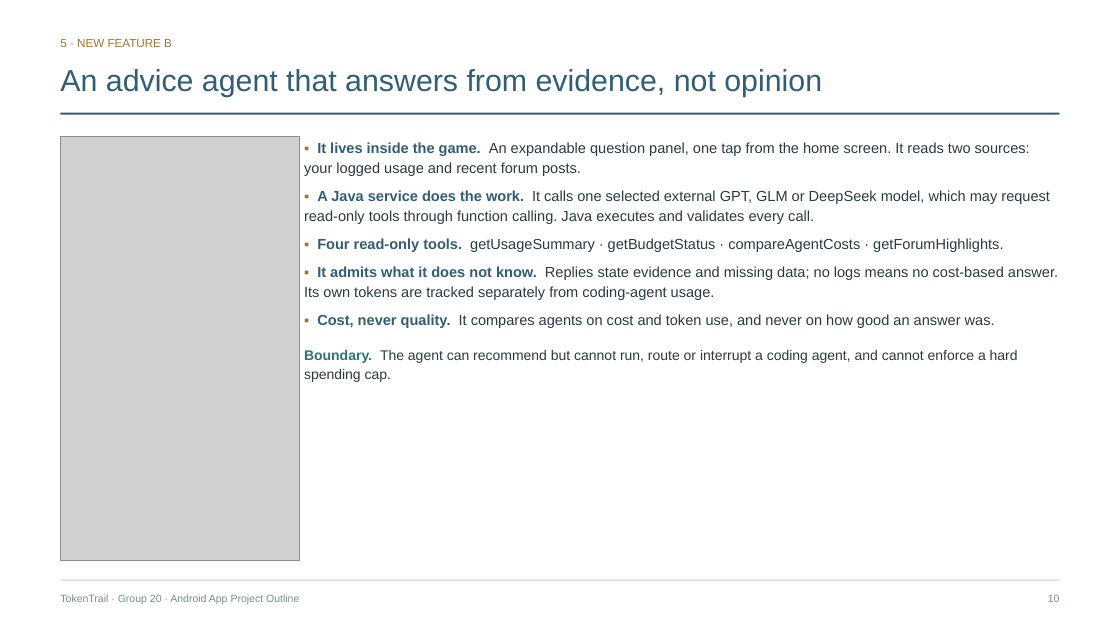
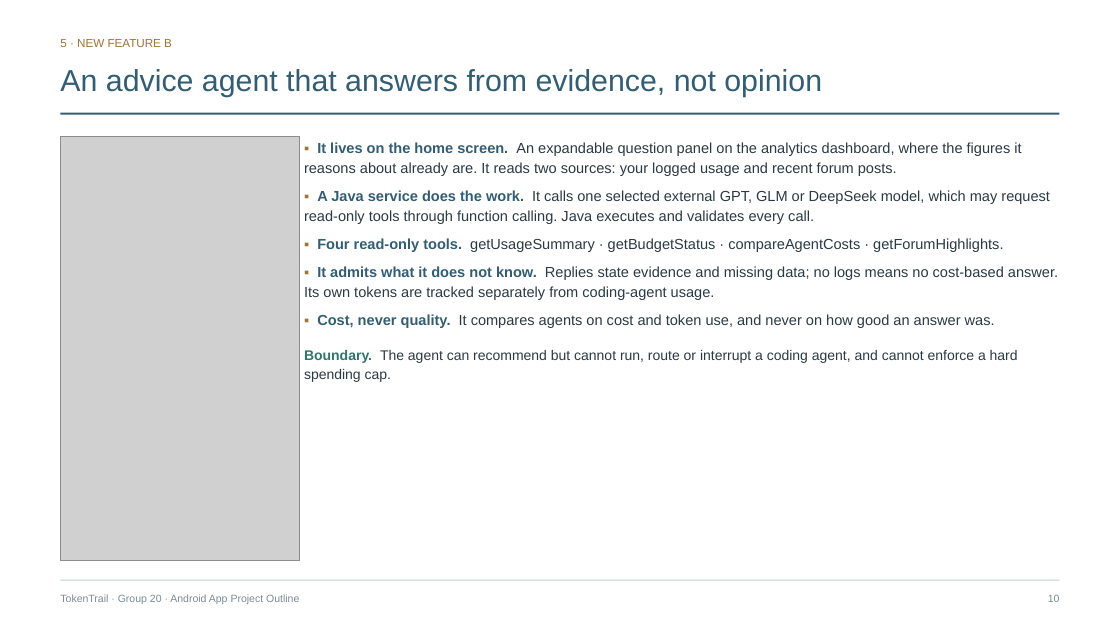
Before and after one commit to LiuZongrun7/Mobile_Group_20, a slide deck: slide 10 of docs/TokenTrail_Project_Outline_Slides.pptx. Drawn at 1120x630 pixels with LibreOffice and Linux fonts; fonts in the diff are those of the drawing; grey boxes stand for pictures. Boxes give left, top, right and bottom in pixels: in the first picture for what was removed or moved away, otherwise in the second. Text is boxed around its words. In the diff, an @@ line names an element or a change of style, - is before the commit and + after.

```diff
--- a/docs/TokenTrail_Project_Outline_Slides.pptx
+++ b/docs/TokenTrail_Project_Outline_Slides.pptx
@@ text at <box>304,142,1021,176</box>: text changed @@
-▪ It lives inside the game. An expandable question panel, one tap from the home screen. It reads two sources: your logged usage and recent forum posts.
+▪ It lives on the home screen. An expandable question panel on the analytics dashboard, where the figures it reasons about already are. It reads two sources: your logged usage and recent forum posts.
```
Also in this commit, not shown: 11 other slides changed, 17 other files.
